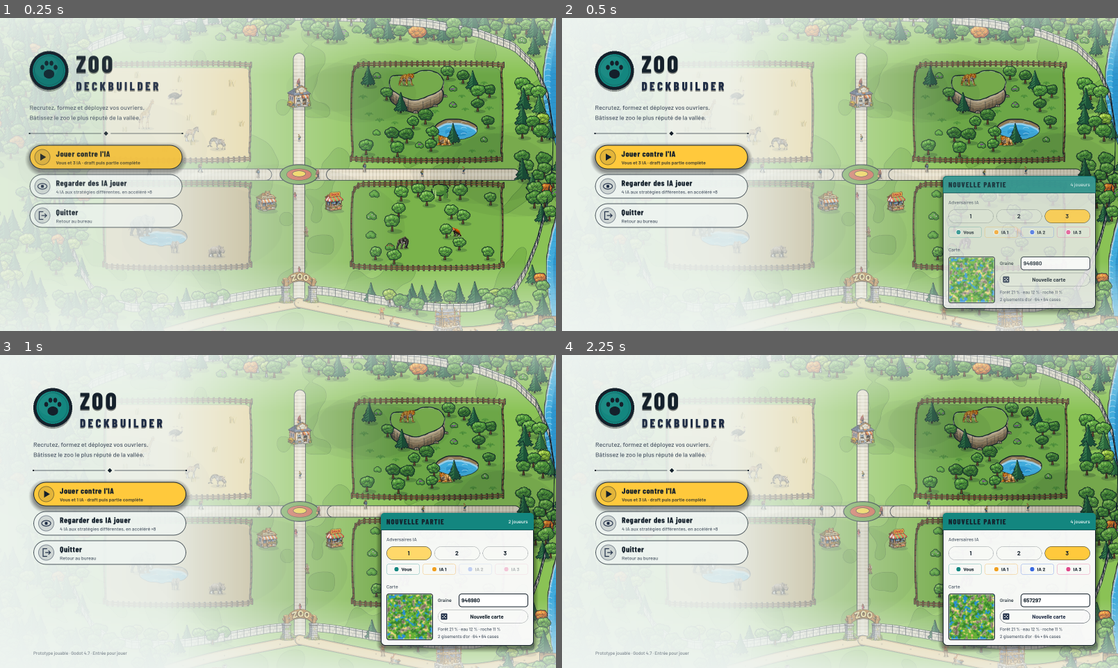
Above: before the commit, frames 1-4 (two rows, left to right).
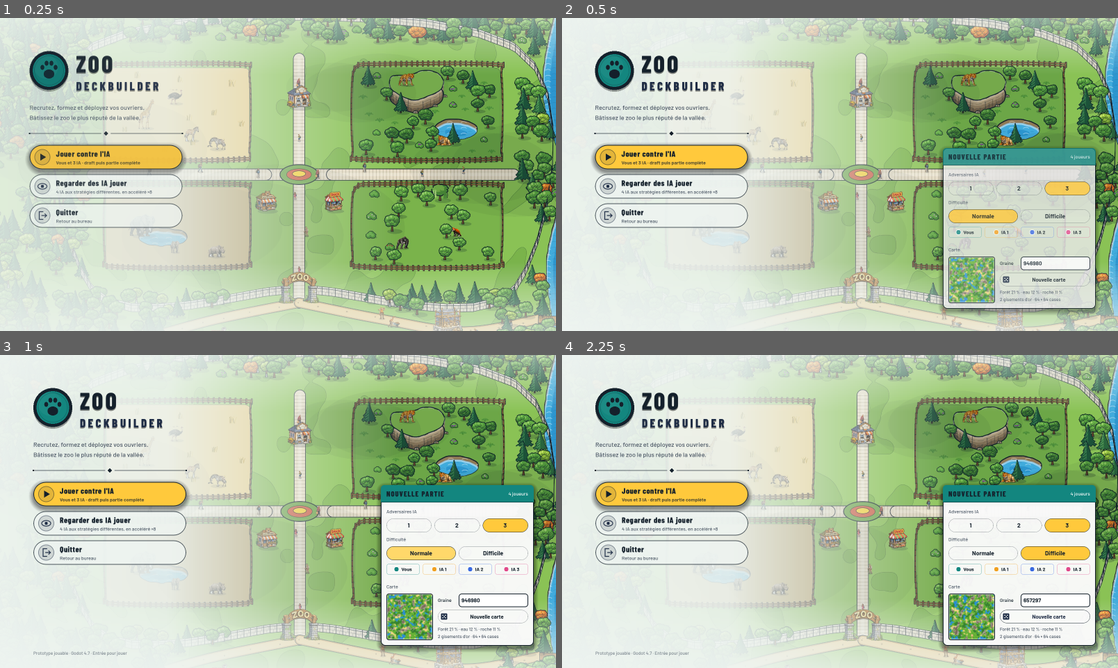
Above: after the commit, the same moments.

Repository: danielThom1/zoo-deckbuilder
Game: Godot game, scene res://scenes/main.tscn
Same seed, same stepped clock (60 frames per second), same inputs: the game is played once before the commit and once after it.
Inputs (mouse positions are in pixels of both pictures, inside the frame that each line leads up to):
- Up to frame 1 (0.25 s): no input
- Up to frame 2 (0.5 s): no input
- Up to frame 3 (1 s): click (422, 552) at 0.5 s, where only the run after the commit has a clickable "Normale"
- Up to frame 4 (2.25 s): click (1056, 552) at 1.25 s, where only the run after the commit has a clickable "Difficile"; click "Nouvelle carte" at 2 s

Frame 1 is identical in both runs. In frame 2, 5.1% of the frame differs, in the area x 67-97%, y 41-66%; in frame 3, 4.8%; in frame 4, 4.6%.

Commit message:
Lot V : IA difficile au choix (stratégies apprises), rééquilibrage n° 2
- Menu : difficulté Normale ou Difficile ; les IA difficiles jouent les meilleures stratégies
  trouvées par l'IA évolutive (data/ia_difficile.json).
- Kiosque moins généreux, Centre de formation plus efficace, Apprenti moins fort,
  Guichetier, Contremaître, Bûcheron et Charpentier renforcés.

Co-Authored-By: Claude Opus 5.5 <noreply@anthropic.com>

Diff:
--- a/game/data/buildings.json
+++ b/game/data/buildings.json
@@ -68,7 +68,7 @@
     { "id": "entree",     "nom": "Entrée du zoo",        "taille": [2, 1], "travail": 120,  "type_travail": "construire_pierre", "cout": { "pierre": 8, "bois": 4 }, "effet": { "entree_zoo": true }, "unique": true },
     { "id": "enclos",     "nom": "Clôture d'enclos (segment)", "taille": [1, 1], "travail": 8, "type_travail": "constru …(184 unchanged characters)…
     { "id": "boutique",   "nom": "Boutique de souvenirs","taille": [2, 2], "travail": 150,  "type_travail": "construire_bois",  "cout": { "bois": 8, "pierre": 4, "argent": 5 }, "effet": { "souvenirs_par_visiteur": 1.0 }, "dans_enceinte": true },
-    { "id": "formation",  "nom": "Centre de formation",  "ta …(98 unchanged characters)… : 8 }, "effet": { "capacite_formation": 3, "xp_par_minute": 0.6 }, "_note_effet": "Ouvriers postés (cli …(107 unchanged characters)…
+    { "id": "formation",  "nom": "Centre de formation",  "ta …(98 unchanged characters)… : 8 }, "effet": { "capacite_formation": 4, "xp_par_minute": 0.8 }, "_note_effet": "Ouvriers postés (cli …(107 unchanged characters)…
     { "id": "cuisine",    "nom": "Cuisine des animaux",  "taille": [2, 2], "travail": 80,  "type_travail": "construire_ …(256 unchanged characters)…
     { "id": "entretien",  "nom": "Local d'entretien",    "taille": [2, 2], "travail": 70,  "type_travail": "construire_ …(218 unchanged characters)…
     { "id": "snack",      "nom": "Snack",                "taille": [2, 2], "travail": 120, "type_travail": "construire_ …(231 unchanged characters)…
@@ -156,7 +156,7 @@
 
   "reputation_autres": {
     "_note": "Autres façons de gagner de la réputation que la fréquentation. Spectacles : par journée de Kiosque tenu ( …(310 unchanged characters)…
-    "kiosque_par_jour": 3,
+    "kiosque_par_jour": 2,
     "boutique_par_souvenir": 0.08,
     "prestige_politique": [1, 0.5],
     "influence_min": 1,
--- /dev/null
+++ b/game/data/ia_difficile.json
@@ -0,0 +1,181 @@
+{
+  "_note": "IA difficile : meilleures stratégies trouvées par tests/evolution.gd (copie figée, l'évolution réécrit ia_evolution.json).",
+  "strategies": [
+    {
+      "affinite": false,
+      "boutique": true,
+      "camp": 1,
+      "cartes": false,
+      "contrats_en_attente_max": 3,
+      "formation": false,
+      "lobbyistes_max": 0,
+      "maisons_max": 1,
+      "marche": false,
+      "mine": true,
+      "nom": "Difficile 1",
+      "palier_min": 1,
+      "poids_metiers": {
+        "agent_entretien": 0.279608607292175,
+        "animalier": 0.0,
+        "animateur": 0.0,
+        "apprenti": 1.38760655373335,
+        "architecte": -0.621993586421013,
+        "bucheron": -1.42207662761211,
+        "cantonnier": 0.162225306034088,
+        "charpentier": -0.704741895198822,
+        "contremaitre": -1.59401173889637,
+        "drh": -0.239687874913216,
+        "formateur": 0.408853203058243,
+        "guichetier": -1.71675392985344,
+        "lobbyiste": 0.474698007106781,
+        "macon": 1.05495037138462,
+        "manoeuvre": -0.345175474882126,
+        "marchand": 0.0,
+        "mineur": -0.151644691824913,
+        "paysagiste": 0.0,
+        "porteur": 0.596525013446808,
+        "soigneur": 0.138888850808144,
+        "terrassier": 1.32022380828857,
+        "vendeur": -0.384069710969925
+      },
+      "preference_palier": 0.557464051246643,
+      "reserve": 0.0,
+      "rush_or": true,
+      "specialisation": false,
+      "spectacle": false,
+      "taille_zoo": "moyen"
+    },
+    {
+      "affinite": false,
+      "boutique": true,
+      "camp": 1,
+      "cartes": true,
+      "contrats_en_attente_max": 3,
+      "formation": false,
+      "lobbyistes_max": 0,
+      "maisons_max": 2,
+      "marche": false,
+      "mine": true,
+      "nom": "Difficile 2",
+      "palier_min": 1,
+      "poids_metiers": {
+        "agent_entretien": 0.279608607292175,
+        "animalier": 0.0183986499905586,
+        "animateur": 0.0,
+        "apprenti": 1.48319640755653,
+        "architecte": -0.812353640794754,
+        "bucheron": -0.609668537974358,
+        "cantonnier": -0.137450844049454,
+        "charpentier": -0.674724305048585,
+        "contremaitre": -1.4614771604538,
+        "drh": -0.314041957259178,
+        "formateur": 0.408853203058243,
+        "guichetier": -1.71675392985344,
+        "lobbyiste": 0.892982423305511,
+        "macon": 1.23590309917927,
+        "manoeuvre": -0.106763705611229,
+        "marchand": 0.0,
+        "mineur": -0.220062911510468,
+        "paysagiste": 0.0,
+        "porteur": 0.596525013446808,
+        "soigneur": 0.138888850808144,
+        "terrassier": 0.520447492599487,
+        "vendeur": -0.384069710969925
+      },
+      "preference_palier": 0.557464051246643,
+      "reserve": 0.0,
+      "rush_or": true,
+      "specialisation": false,
+      "spectacle": true,
+      "taille_zoo": "moyen"
+    },
+    {
+      "affinite": false,
+      "boutique": true,
+      "camp": 1,
+      "cartes": false,
+      "contrats_en_attente_max": 3,
+      "formation": false,
+      "lobbyistes_max": 0,
+      "maisons_max": 3,
+      "marche": true,
+      "mine": false,
+      "nom": "Difficile 3",
+      "palier_min": 1,
+      "poids_metiers": {
+        "agent_entretien": 1.01612907648087,
+        "animalier": 0.0183986499905586,
+        "animateur": 0.0,
+        "apprenti": 1.38760655373335,
+        "architecte": -0.836079958826303,
+        "bucheron": -0.97773502767086,
+        "cantonnier": -0.137450844049454,
+        "charpentier": -0.704741895198822,
+        "contremaitre": -1.4614771604538,
+        "drh": 0.231175318360329,
+        "formateur": -0.23305532336235,
+        "guichetier": -2.0,
+        "lobbyiste": 0.892982423305511,
+        "macon": 0.650484085083008,
+        "manoeuvre": -0.345175474882126,
+        "marchand": 0.0,
+        "mineur": -0.151644691824913,
+        "paysagiste": 0.0,
+        "porteur": 0.596525013446808,
+        "soigneur": 0.138888850808144,
+        "terrassier": 0.520447492599487,
+        "vendeur": 0.140847057104111
+      },
+      "preference_palier": 0.3,
+      "reserve": 0.0,
+      "rush_or": false,
+      "specialisation": false,
+      "spectacle": true,
+      "taille_zoo": "moyen"
+    },
+    {
+      "affinite": false,
+      "boutique": false,
+      "camp": 1,
+      "cartes": false,
+      "contrats_en_attente_max": 4,
+      "formation": false,
+      "lobbyistes_max": 0,
+      "maisons_max": 2,
+      "marche": false,
+      "mine": true,
+      "nom": "Difficile 4",
+      "palier_min": 1,
+      "poids_metiers": {
+        "agent_entretien": 0.279608607292175,
+        "animalier": 0.0183986499905586,
+        "animateur": 0.0,
+        "apprenti": 2.0,
+        "architecte": -0.812353640794754,
+        "bucheron": -1.40178357064724,
+        "cantonnier": -0.137450844049454,
+        "charpentier": -0.704741895198822,
+        "contremaitre": -1.4909071624279,
+        "drh": 0.231175318360329,
+        "formateur": 0.0,
+        "guichetier": -2.0,
+        "lobbyiste": 0.935495741665363,
+        "macon": 1.23590309917927,
+        "manoeuvre": -0.151894688606262,
+        "marchand": -0.955269396305084,
+        "mineur": -0.0194234699010849,
+        "paysagiste": 0.0,
+        "porteur": 0.596525013446808,
+        "soigneur": -0.0725167840719223,
+        "terrassier": 0.520447492599487,
+        "vendeur": -0.384069710969925
+      },
+      "preference_palier": 0.3,
+      "reserve": 0.0,
+      "rush_or": false,
+      "specialisation": false,
+      "spectacle": true,
+      "taille_zoo": "moyen"
+    }
+  ]
+}
--- a/game/data/workers.json
+++ b/game/data/workers.json
@@ -43,17 +43,17 @@
 
   "metiers": [
     { "id": "manoeuvre",   "nom": "Manœuvre",          "categorie": "peu_qualifie", "cout": 0,  "salaire": 1, "vitesse": 1.1, "efficacite": { "defaut": 1.05 }, "capacite": "Polyvalent et rapide : ×1,05 partout, 10 % plus vite." },
-    { "id": "bucheron",    "nom": "Bûcheron", "nom_f": "Bûcheronne",          "categorie": "peu_qualifie", "cout": 0,  "salaire": 1, "vitesse": 1.0, "efficacite": { "defaut": 0.9, "extraire_bois": 1.5 } },
+    { "id": "bucheron",    "nom": "Bûcheron", "nom_f": "Bûcheronne",          "categorie": "peu_qualifie", "cout": 0,  "salaire": 1, "vitesse": 1.0, "efficacite": { "defaut": 0.9, "extraire_bois": 1.8 } },
     { "id": "macon",       "nom": "Maçon", "nom_f": "Maçonne",             "categorie": "peu_qualifie", "cout": 0,  "salaire": 1, "vitesse": 1.0, "efficacite": { "defaut": 0.9, "construire_pierre": 1.5 } },
     { "id": "mineur",      "nom": "Mineur", "nom_f": "Mineuse",            "categorie": "peu_qualifie", "cout": 0,  "salaire": 1, "vitesse": 0.9, "efficacite": { "defaut": 0.9, "extraire_pierre": 1.5, "extraire_or": 1.5 } },
     { "id": "terrassier",  "nom": "Terrassier", "nom_f": "Terrassière",        "categorie": "peu_qualifie", "cout": 0,  "salaire": 1, "vitesse": 1.0, "efficacite": { "defaut": 0.9, "amenager": 1.5 } },
     { "id": "porteur",     "nom": "Porteur", "nom_f": "Porteuse",           "categorie": "peu_qualifie", "cout": 0,  "salaire": 1, "vitesse": 1.4, "efficacite": { "defaut": 0.9 }, "capacite_portage": 2 },
-    { "id": "guichetier",  "nom": "Guichetier", "nom_f": "Guichetière",        "categorie": "peu_qualifie", "cout": 0,  "salaire": 1, "vitesse": 1.0, "efficacite": { "defaut": 0.8, "guichet": 1.8 }, "capacite": "Au guichet de l'Entrée : fait entrer les visiteurs deux fois plus vite." },
+    { "id": "guichetier",  "nom": "Guichetier", "nom_f": "Guichetière",        "categorie": "peu_qualifie", "cout": 0,  "salaire": 1, "vitesse": 1.0, "efficacite": { "defaut": 1.0, "guichet": 1.8 }, "capacite": "Au guichet de l'Entrée : fait entrer les visiteurs 1,8 fois plus vite." },
     { "id": "animalier",   "nom": "Animalier", "nom_f": "Animalière",         "categorie": "peu_qualifie", "cout": 0,  "salaire": 1, "vitesse": 1.0, "efficacite": { "defaut": 0.9, "nourrir": 2.0 }, "capacite": "À la Cuisine des animaux : prépare les rations deux fois plus vite." },
     { "id": "agent_entretien", "nom": "Agent d'entretien", "nom_f": "Agente d'entretien", "categorie": "peu_qualifie", "cout": 0, "salaire": 1, "vitesse": 1.0, "efficacite": { "defaut": 0.9, "nettoyer": 2.0 }, "capacite": "Au Local d'entretien : nettoie le parc deux fois plus vite." },
-    { "id": "apprenti",    "nom": "Apprenti", "nom_f": "Apprentie",          "categorie": "peu_qualifie", "cout": 0,  "salaire": 1, "vitesse": 1.0, "efficacite": { "defaut": 0.8 }, "xp_mult": 2.0, "capacite": "Gagne de l'expérience 2 fois plus vite." },
+    { "id": "apprenti",    "nom": "Apprenti", "nom_f": "Apprentie",          "categorie": "peu_qualifie", "cout": 0,  "salaire": 1, "vitesse": 1.0, "efficacite": { "defaut": 0.8 }, "xp_mult": 1.7, "capacite": "Gagne de l'expérience 1,7 fois plus vite." },
 
-    { "id": "charpentier", "nom": "Charpentier", "nom_f": "Charpentière",       "categorie": "qualifie", "cout": 8,  "salaire": 2, "vitesse": 1.0, "efficacite": { "defaut": 1.0, "construire_bois": 1.8 } },
+    { "id": "charpentier", "nom": "Charpentier", "nom_f": "Charpentière",       "categorie": "qualifie", "cout": 8,  "salaire": 2, "vitesse": 1.0, "efficacite": { "defaut": 1.0, "construire_bois": 2.0, "construire_enclos": 1.5 } },
     { "id": "paysagiste",  "nom": "Paysagiste",        "categorie": "qualifie", "cout": 9,  "salaire": 2, "vitesse": 1.0, "efficacite": { "defaut": 1.0, "amenager": 2.5 } },
     { "id": "cantonnier",  "nom": "Cantonnier", "nom_f": "Cantonnière",        "categorie": "qualifie", "cout": 7,  "salaire": 2, "vitesse": 1.1, "efficacite": { "defaut": 1.1, "construire_route": 3.0 } },
     { "id": "soigneur",    "nom": "Soigneur", "nom_f": "Soigneuse",          "categorie": "qualifie", "cout": 10, "sala …(236 unchanged characters)…
@@ -64,7 +64,7 @@
     { "id": "vendeur",     "nom": "Vendeur de souvenirs", "nom_f": "Vendeuse de souvenirs","categorie": "cadre", "cout" …(259 unchanged characters)…
     { "id": "formateur",   "nom": "Formateur", "nom_f": "Formatrice",         "categorie": "cadre", "cout": 14, "salair …(319 unchanged characters)…
     { "id": "animateur",   "nom": "Animateur", "nom_f": "Animatrice",         "categorie": "cadre", "cout": 12, "salair …(299 unchanged characters)…
-    { "id": "contremaitre","nom": "Contremaître", "nom_f": " …(99 unchanged characters)… : { "defaut": 0.8 }, "aura": { "rayon": 3, "bonus": 0.25 }, "capacite": "Les autres ouvriers dans un rayon de 3 cases : +25 % de productivité.", "jouer": {"nom":  …(148 unchanged characters)…
+    { "id": "contremaitre","nom": "Contremaître", "nom_f": " …(99 unchanged characters)… : { "defaut": 0.8 }, "aura": { "rayon": 4, "bonus": 0.35 }, "capacite": "Les autres ouvriers dans un rayon de 4 cases : +35 % de productivité.", "jouer": {"nom":  …(148 unchanged characters)…
     { "id": "architecte",  "nom": "Architecte",        "categorie": "cadre", "cout": 16, "salaire": 4, "vitesse": 1.0,  …(350 unchanged characters)…
   ],
 
--- a/game/scripts/main.gd
+++ b/game/scripts/main.gd
@@ -235,8 +235,10 @@
 	add_child(layer)
 	var menu := MenuPrincipal.new()
 	layer.add_child(menu)
-	menu.lancer.connect(func(watch: bool, graine: int, adversaires: int):
+	menu.lancer.connect(func(watch: bool, graine: int, adversaires: int, difficile: bool):
 		args["seed"] = str(graine)
+		if difficile:
+			args["difficile"] = ""
 		args["joueurs"] = str(4 if watch else adversaires + 1)
 		layer.queue_free()
 		_start(watch))
@@ -253,7 +255,14 @@
 	spectator = watch
 	var map_seed: int = int(args["seed"]) if args.has("seed") else randi() % 1000000000
 	var nb := int(args.get("joueurs", "4"))
-	mt = Match.new(GameData.load_all(), map_seed, nb, -1 if spectator else 0, WATCH_STRATEGIES if spectator else [])
+	var strategies: Array = WATCH_STRATEGIES if spectator else []
+	# --difficile (ou choix du menu) : les IA jouent les stratégies apprises par l'IA évolutive
+	if args.has("difficile") and FileAccess.file_exists("res://data/ia_difficile.json"):
+		var hard: Array = JSON.parse_string(FileAccess.get_file_as_string("res://data/ia_difficile.json"))["strategies"]
+		strategies = []
+		for i in nb:
+			strategies.append(null if i == 0 and not spectator else hard[(i - (0 if spectator else 1)) % hard.size()])
+	mt = Match.new(GameData.load_all(), map_seed, nb, -1 if spectator else 0, strategies)
 	game = mt.players[0]
 	RenderingServer.set_default_clear_color(UiTokens.FOND_ECRAN)
 	_build_terrain()
--- a/game/scripts/menu_principal.gd
+++ b/game/scripts/menu_principal.gd
@@ -4,7 +4,7 @@
 ## titre gravé, boutons d'action à gauche, réglages de la partie à droite avec aperçu de la carte.
 ## Ne dépend que de GameData, MapGenerator, GameMap et des polices de UiTokens.
 
-signal lancer(spectateur: bool, graine: int, adversaires: int)
+signal lancer(spectateur: bool, graine: int, adversaires: int, difficile: bool)
 
 # Couleurs (thème Émeraude, cf. docs/handoff_emeraude/tokens.json)
 # Style « BD néo ligne claire » (docs/handoff_bd) : papier blanc, encre marine, accent jaune, bandeau sarcelle
@@ -32,6 +32,7 @@
 
 var graine := 0
 var adversaires := 3
+var difficile := false  # IA difficile : stratégies apprises par l'IA évolutive
 var police_titre: Font
 var police_texte: Font
 var police_gras: Font
@@ -136,10 +137,10 @@
 	col.add_child(boutons)
 	var b_jouer := _bouton_menu("Jouer contre l'IA", "", "jouer", true)
 	sous_titre_jouer = b_jouer.get_meta("sous_titre")
-	b_jouer.pressed.connect(func(): lancer.emit(false, graine, adversaires))
+	b_jouer.pressed.connect(func(): lancer.emit(false, graine, adversaires, difficile))
 	boutons.add_child(b_jouer)
 	var b_regarder := _bouton_menu("Regarder des IA jouer", "4 IA aux stratégies différentes, en accéléré ×8", "oeil", false)
-	b_regarder.pressed.connect(func(): lancer.emit(true, graine, 4))
+	b_regarder.pressed.connect(func(): lancer.emit(true, graine, 4, difficile))
 	boutons.add_child(b_regarder)
 	var b_quitter := _bouton_menu("Quitter", "Retour au bureau", "sortie", false)
 	b_quitter.pressed.connect(func(): get_tree().quit())
@@ -214,6 +215,29 @@
 				adversaires = n
 				_maj_joueurs())
 		seg.add_child(b)
+
+	# Difficulté : IA normales, ou IA difficiles (stratégies apprises par l'IA évolutive)
+	corps.add_child(_label("Difficulté", police_texte, 14, TEXTE_2))
+	var segd := HBoxContainer.new()
+	segd.add_theme_constant_override("separation", 8)
+	corps.add_child(segd)
+	var groupe_d := ButtonGroup.new()
+	for opt in [["Normale", false, "IA aux stratégies écrites à la main"], ["Difficile", true, "IA entraînées par évolution : elles ont appris en jouant des centaines de parties"]]:
+		var bd := Button.new()
+		bd.text = opt[0]
+		bd.tooltip_text = opt[2]
+		bd.toggle_mode = true
+		bd.button_group = groupe_d
+		bd.button_pressed = opt[1] == difficile
+		bd.custom_minimum_size = Vector2(0, 40)
+		bd.size_flags_horizontal = Control.SIZE_EXPAND_FILL
+		bd.add_theme_font_override("font", police_gras)
+		bd.add_theme_font_size_override("font_size", 17)
+		var val: bool = opt[1]
+		bd.toggled.connect(func(on: bool):
+			if on:
+				difficile = val)
+		segd.add_child(bd)
 
 	var jetons := HBoxContainer.new()
 	jetons.add_theme_constant_override("separation", 8)
--- a/game/tests/sim_test.gd
+++ b/game/tests/sim_test.gd
@@ -499,7 +499,7 @@
 		return c
 	var b_appr: GameState.Card = b_mk.call("apprenti", [])
 	b_g.gain_xp(b_appr, 1.0)
-	check(is_equal_approx(b_appr.xp, 2.0), "Apprenti : expérience ×2 (%.1f jour pour 1 jour travaillé)" % b_appr.xp)
+	check(is_equal_approx(b_appr.xp, 1.7), "Apprenti : expérience ×1,7 (%.1f jour pour 1 jour travaillé)" % b_appr.xp)
 	var b_eleve: GameState.Card = b_mk.call("manoeuvre", ["bon_eleve"])
 	b_g.gain_xp(b_eleve, 1.0)
 	check(is_equal_approx(b_eleve.xp, 1.5), "Bon élève : expérience ×1,5")
Not shown, changed: CLAUDE.md
